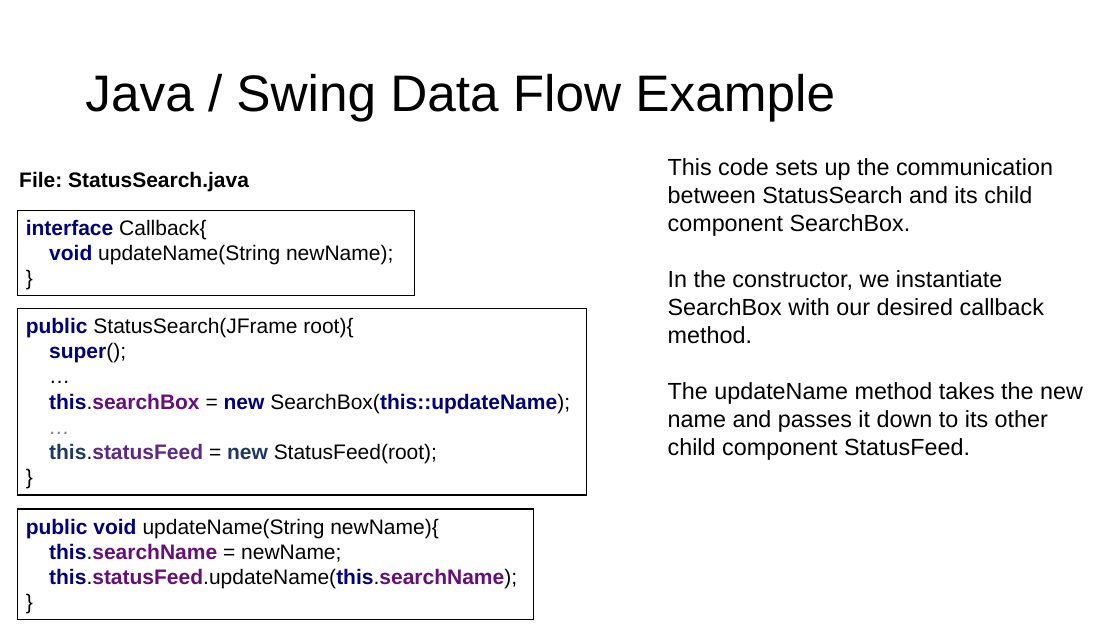
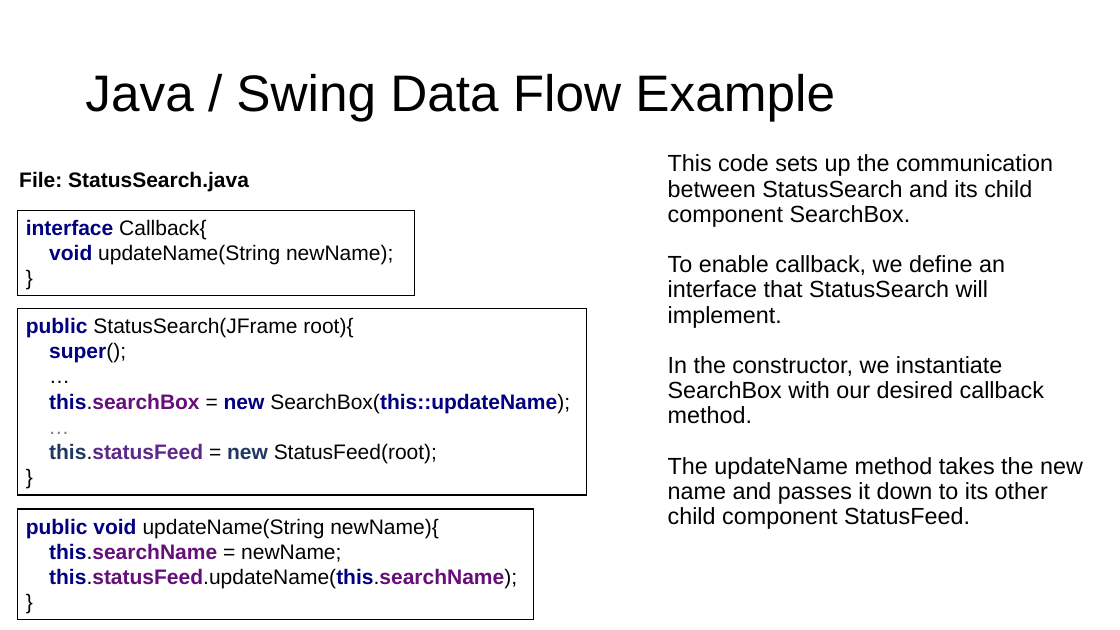
Before and after one commit to ethancjackson/CS2212B-2017, a slide deck: slide 13 of docs/resources/UI Tutorial - Swing.pptx. Drawn at 1120x630 pixels with LibreOffice and Linux fonts; fonts in the diff are those of the drawing. Boxes give left, top, right and bottom in pixels: in the first picture for what was removed or moved away, otherwise in the second. Text is boxed around its words. In the diff, an @@ line names an element or a change of style, - is before the commit and + after.

```diff
--- a/docs/resources/UI Tutorial - Swing.pptx
+++ b/docs/resources/UI Tutorial - Swing.pptx
@@ text at <box>668,154,1083,529</box>: line spacing 1 to 0.9 @@
@@ text at <box>668,255,1005,328</box>: paragraph added @@
+To enable callback, we define an interface that StatusSearch will implement.
```
Also in this commit, not shown: 5 other slides changed, 1 other file.
